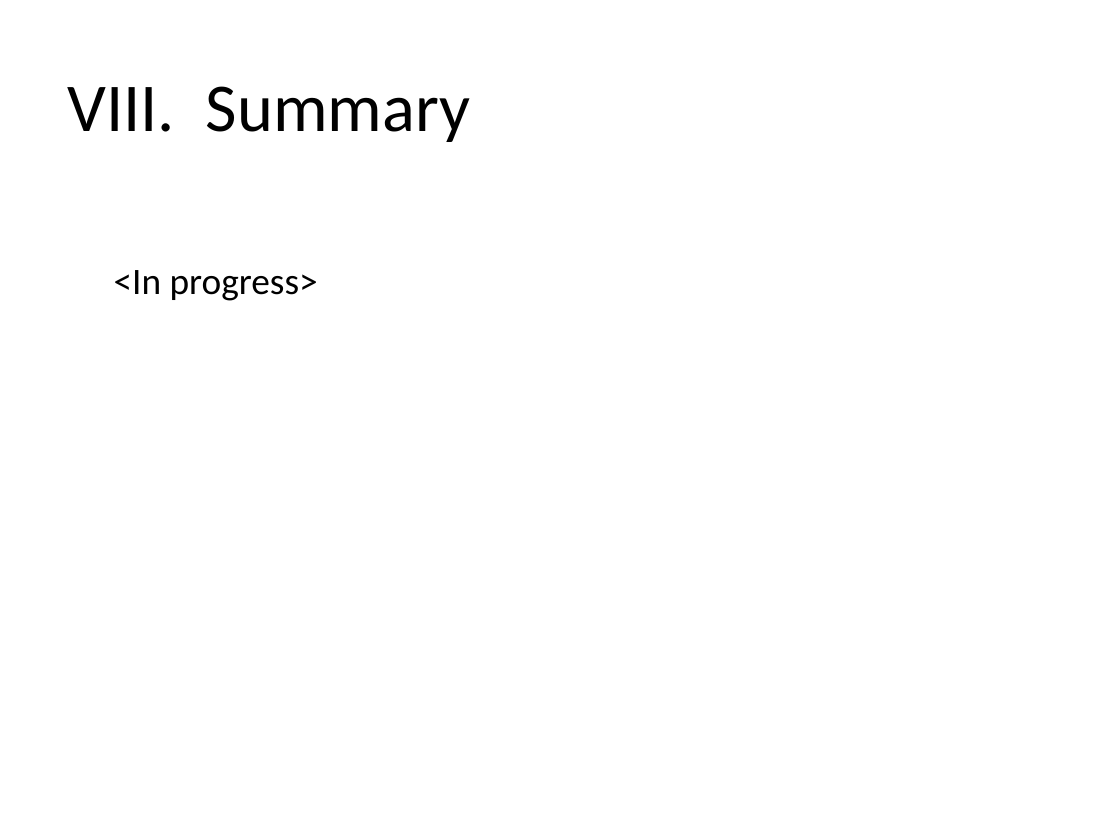
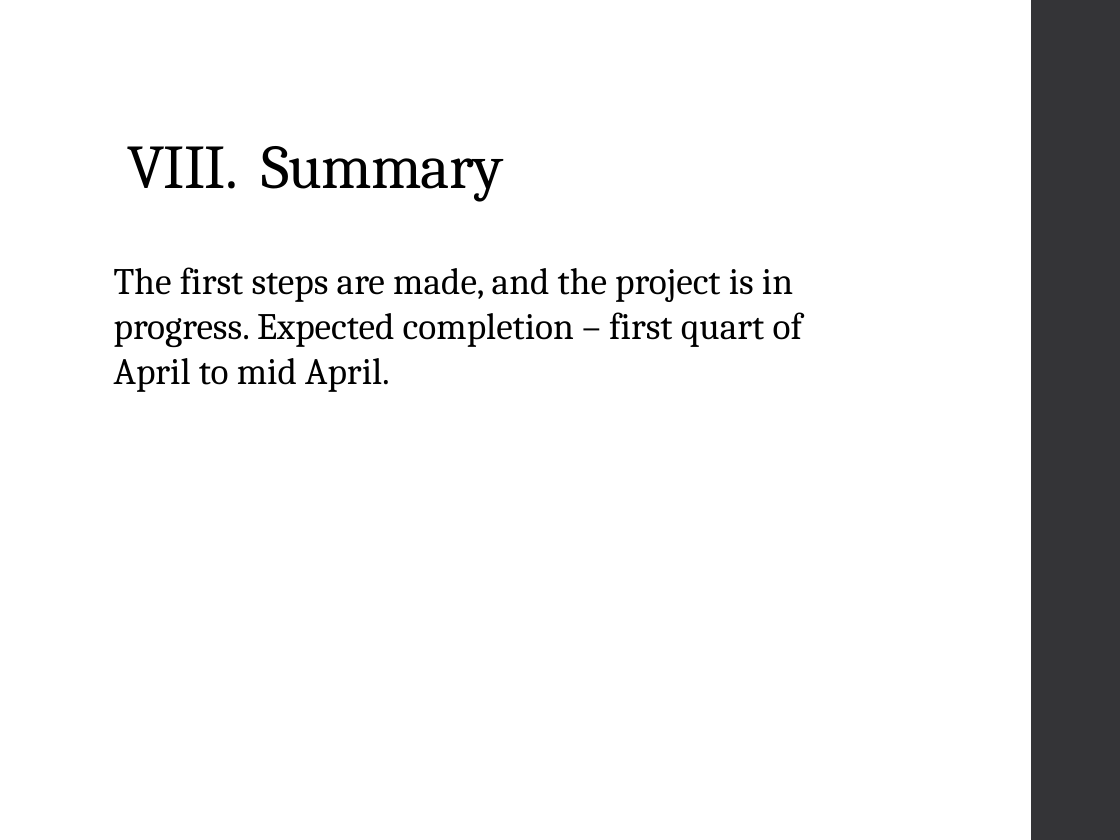
Before and after one commit to OlgaGavrylchenko/Messenger, a slide deck: slide 8 of First_Draft_Presentation.pptx. Drawn at 1120x840 pixels with LibreOffice and Linux fonts; fonts in the diff are those of the drawing. Boxes give left, top, right and bottom in pixels: in the first picture for what was removed or moved away, otherwise in the second. Text is boxed around its words. In the diff, an @@ line names an element or a change of style, - is before the commit and + after.

Commit message:
Architecture slide added
- Added architecture slide
- Changed the Design of the presentation

```diff
--- a/First_Draft_Presentation.pptx
+++ b/First_Draft_Presentation.pptx
@@ rectangle added at [1032,0,1120,840], fill #353537 @@
@@ title "VIII. Summary": place and size @@
-title "VIII. Summary" at [67,86,470,142]
+title "VIII. Summary" at [127,146,503,202]
@@ title "VIII. Summary" at [127,146,503,202]: size 44 to 40 pt, font Calibri to Cambria, letter spacing 0 to -0.5 pt; line spacing 1 to 0.9; vertical alignment middle to bottom @@
@@ text at [114,267,803,392]: text changed; font Calibri to Cambria @@
-<In progress>
+The first steps are made, and the project is in progress. Expected completion – first quart of April to mid April.
```
Also in this commit, not shown: 9 other slides changed, 2 other files.
